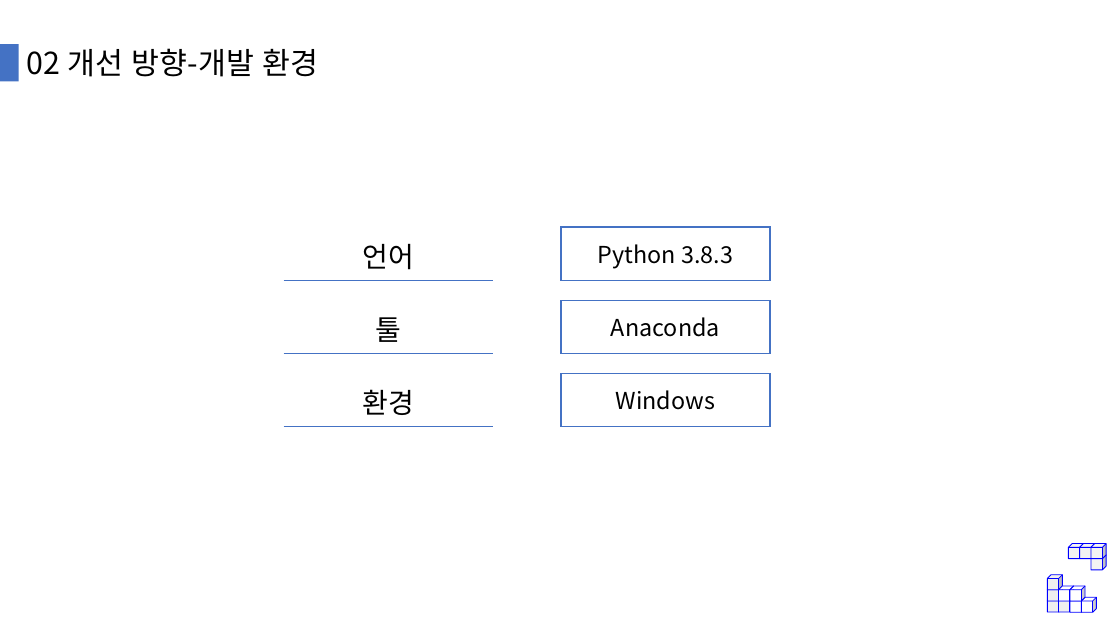
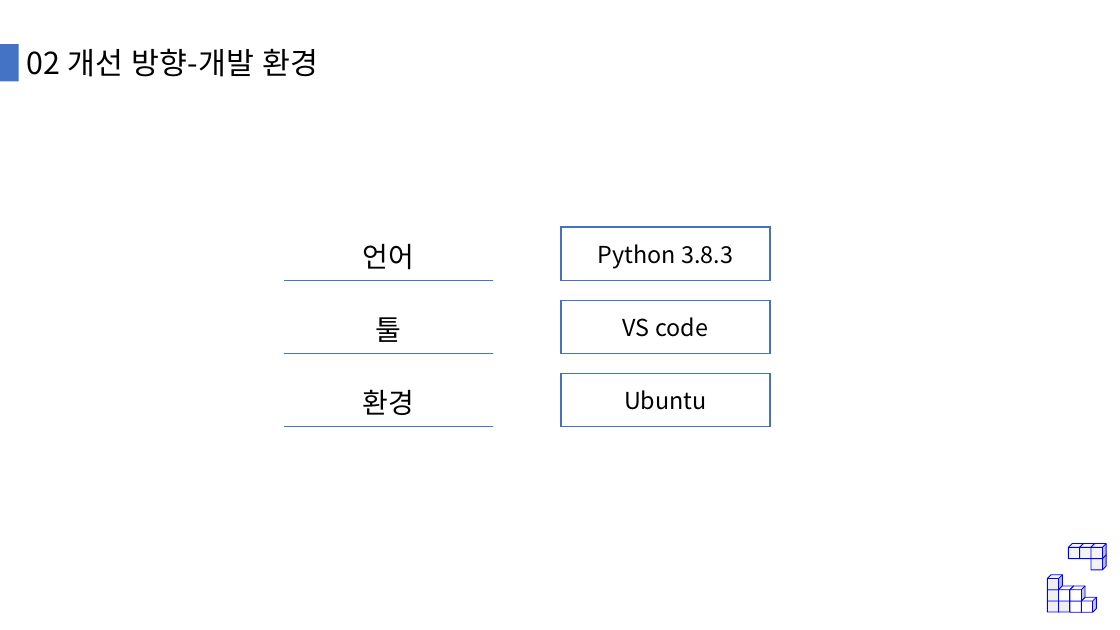
Before and after one commit to bin9841/2021-1-OSSPC-BINSU-7, a slide deck: slide 16 of Doc/제안서/제안서 발표자료_최종.pptx. Drawn at 1120x630 pixels with LibreOffice and Linux fonts; fonts in the diff are those of the drawing. Boxes give left, top, right and bottom in pixels: in the first picture for what was removed or moved away, otherwise in the second. Text is boxed around its words. In the diff, an @@ line names an element or a change of style, - is before the commit and + after.

```diff
--- a/Doc/제안서/제안서 발표자료_최종.pptx
+++ b/Doc/제안서/제안서 발표자료_최종.pptx
@@ text in rectangle at [623,317,708,337]: text changed @@
-Anaconda
+VS code
@@ text in rectangle at [624,390,707,410]: text changed @@
-Windows
+Ubuntu
```
Also in this commit, not shown: 3 other files.
